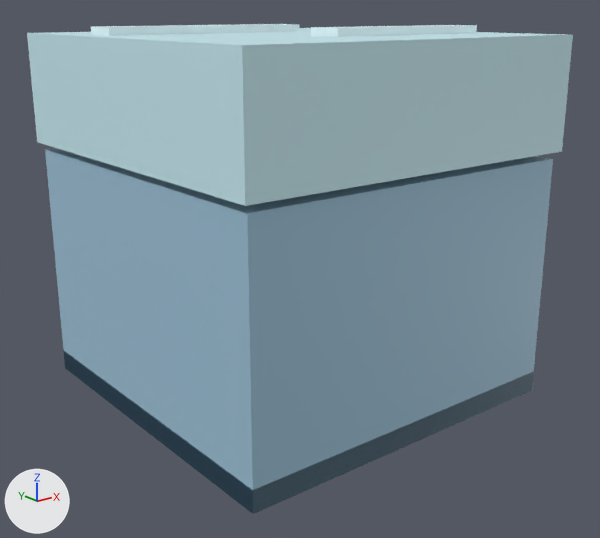
The glTF model assets/Blocks/glTF/Block_Ice.glb: old version first, new version second.
The view is the same before and after, from a 50 mm lens placed at (-1.414, -1.808, 0.563), pointed at (-0.009, -0.052, -0.139). Every picture has the same lights, and +X, +Y and +Z are marked at lower left. The picture after the commit comes second. Where no turn or scale is listed for an object, it has been applied to the vertices. Vertices at exactly the same position are counted once.

In view in the first picture: 'geometry_0'.
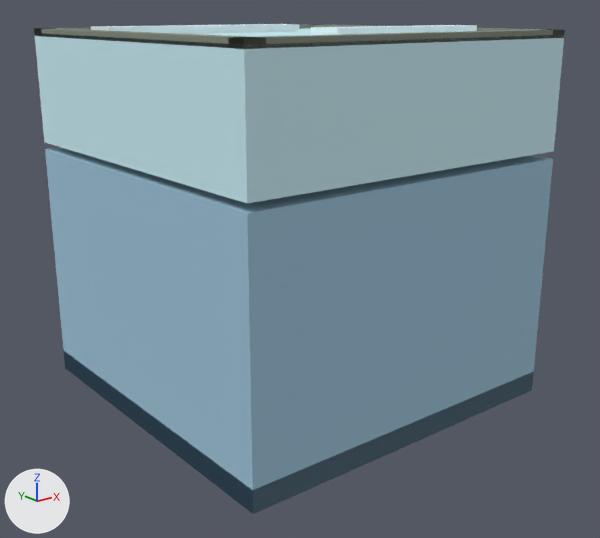
Pixel boxes [x1, y1, x2, y2] of what changed, in the pictures (600 x 538 px; the box of a moved part takes in the faces that stretch with it):
'geometry_0', reshaped
    before: [27, 24, 573, 514]
    after: [34, 24, 565, 514]
part 1 of me_geometry_0, added
    after: [34, 24, 565, 49]
part 2 of me_geometry_0, moved or reshaped
    before: [27, 28, 573, 206]
    after: [35, 28, 564, 203]
part 3 of me_geometry_0, edited (looks the same)
    both: [45, 24, 553, 514]

The change, as a diff of the scene's bpy script:
```diff
--- a/assets/Blocks/glTF/Block_Ice.glb.py
+++ b/assets/Blocks/glTF/Block_Ice.glb.py
@@ mat_material_0 @@
+mat_material_0 = bpy.data.materials.new('Material_0')
+mat_material_0.use_nodes = True; mat_material_0.node_tree.nodes.clear()
+_N = mat_material_0.node_tree.nodes; _L = mat_material_0.node_tree.links
+n0 = _N.new('ShaderNodeBsdfPrincipled'); n0.name = 'Principled BSDF'
+n0.inputs[2].default_value = 1.0  # 'Roughness'
+n1 = _N.new('ShaderNodeOutputMaterial'); n1.name = 'Material Output'
+n2 = _N.new('ShaderNodeVertexColor'); n2.name = 'Color Attribute'
+_L.new(n0.outputs[0], n1.inputs[0])  # 'BSDF' to 'Surface'
+_L.new(n2.outputs[0], n0.inputs[0])  # 'Color' to 'Base Color'
@@ me_geometry_0 @@
 # used by ob_geometry_0; location = (0.0, 0.0, 0.0)
 # verts and faces of me_geometry_0; kept vertices keep their numbers, new ones are numbered from 36
 # before: 12 (-0.515, 0.515, 0.2) at pixel (37, 142), 13 (-0.515, -0.515, 0.2) at pixel (245, 206), 14 (-0.515, 0.515, 0.5) at pixel (26, 33), 15 (-0.515, -0.515, 0.5) at pixel (242, 45), 16 (0.515, 0.515, 0.2)
 # before: 17 (0.515, -0.515, 0.2) at pixel (561, 151), 18 (0.515, 0.515, 0.5) at pixel (315, 27), 19 (0.515, -0.515, 0.5) at pixel (572, 34)
-me_geometry_0.from_pydata(...)  # 36 vertices, 58 faces; spans x -0.515..0.515, y -0.515..0.515, z -0.5..0.52
+me_geometry_0.from_pydata(...)  # 60 vertices, 106 faces; spans x -0.5..0.5, y -0.5..0.5, z -0.5..0.52
+# me_geometry_0 part 1: a new loose piece of 24 vertices spanning x -0.5..0.5, y -0.5..0.5, z 0.492..0.512, in mat_material_0
+# me_geometry_0 part 2
+verts[12] = (-0.5, 0.5, 0.2)  # moved, pixel (44, 142)
+verts[14] = (-0.5, 0.5, 0.5)  # moved, pixel (34, 33)
+verts[13] = (-0.5, -0.5, 0.2)  # moved, pixel (247, 203)
+verts[15] = (-0.5, -0.5, 0.5)  # moved, pixel (244, 44)
+verts[16] = (0.5, 0.5, 0.2)  # moved
+verts[18] = (0.5, 0.5, 0.5)  # moved
+verts[17] = (0.5, -0.5, 0.2)  # moved, pixel (553, 151)
+verts[19] = (0.5, -0.5, 0.5)  # moved, pixel (564, 34)
+# me_geometry_0 part 3: 58 faces spanning x -0.5..0.5, y -0.5..0.5, z -0.5..0.52 switch from mat_defaultmaterial to mat_material_0
```
